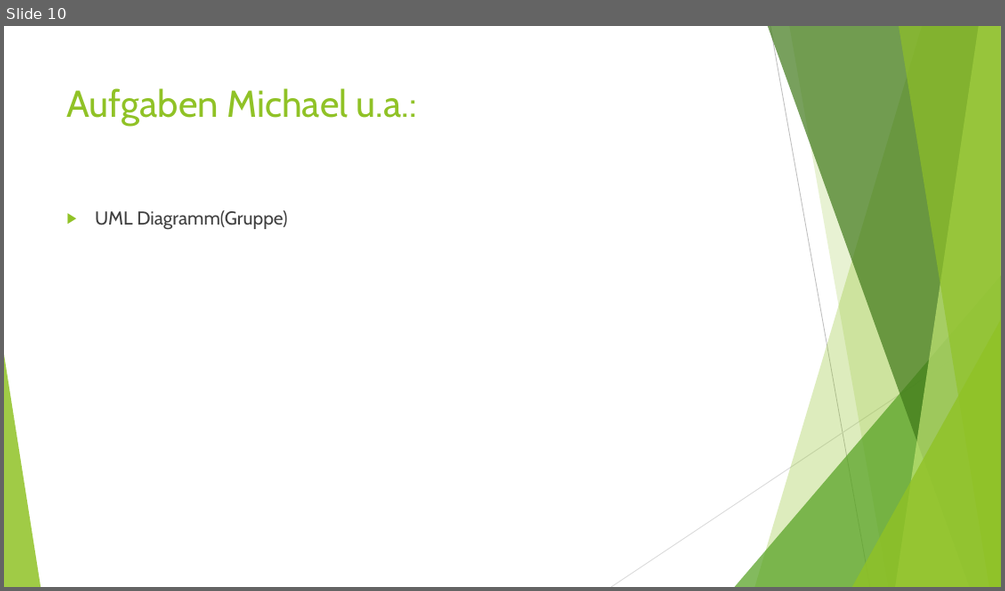
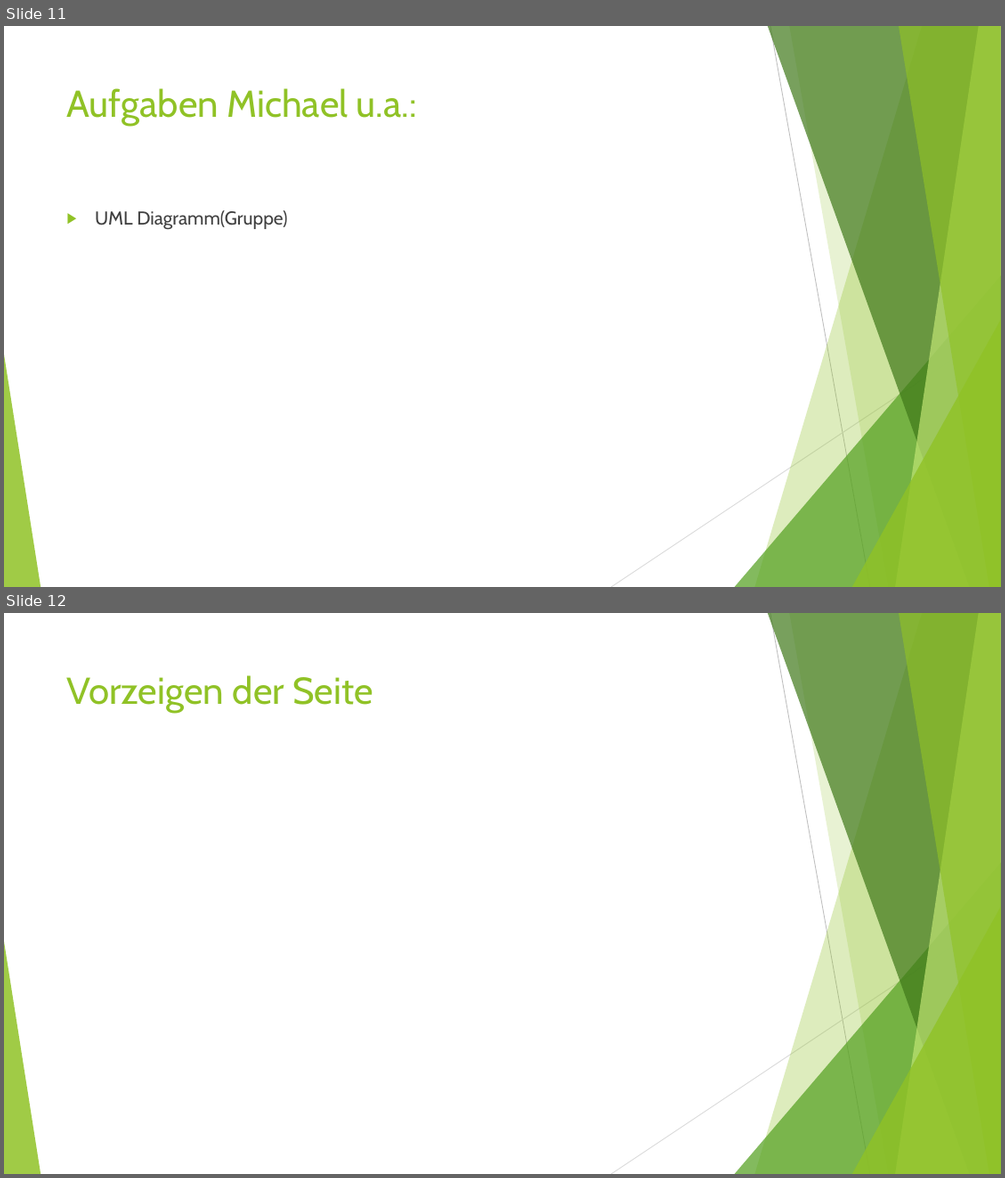
Before and after one commit to merasz/swaAirportProject, a slide deck: PS SoftwarearchitekturPP.pptx. Shown one above the other, each under a label of ours: slide 10 before the commit, slides 11 and 12 after it. The pictures are 1005x591 and 1005x1178 pixels, drawn with LibreOffice and Linux fonts; fonts in the diff are those of the drawing. Boxes give left, top, right and bottom in pixels: in the first picture for what was removed or moved away, otherwise in the second. Text is boxed around its words. In the diff, an @@ line names an element or a change of style, - is before the commit and + after.

```diff
--- a/PS SoftwarearchitekturPP.pptx
+++ b/PS SoftwarearchitekturPP.pptx
@@ slide 12 added at box(4, 613, 1001, 1174), background #FFFFFF; not listed: 10 template elements that a slide beside it also shows @@
@@ title added at box(67, 675, 372, 713), 36 pt, text #90C226 @@
+Vorzeigen der Seite
@@ what was slide 10 is now slide 11 @@
```
Also in this commit, not shown: 4 slides changed, 3 other slides added.
